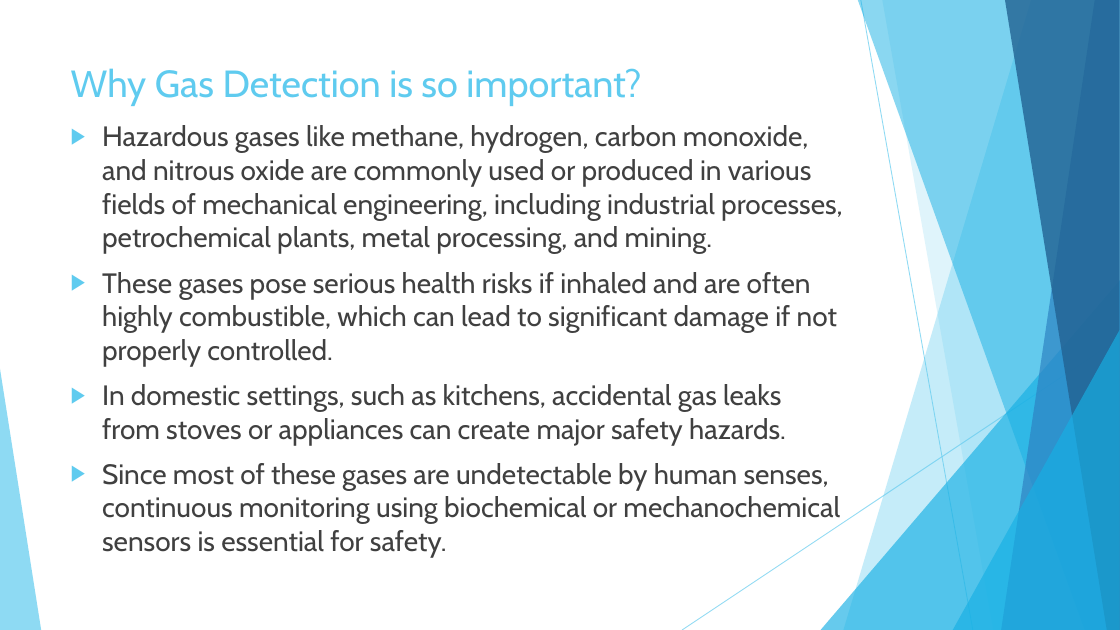
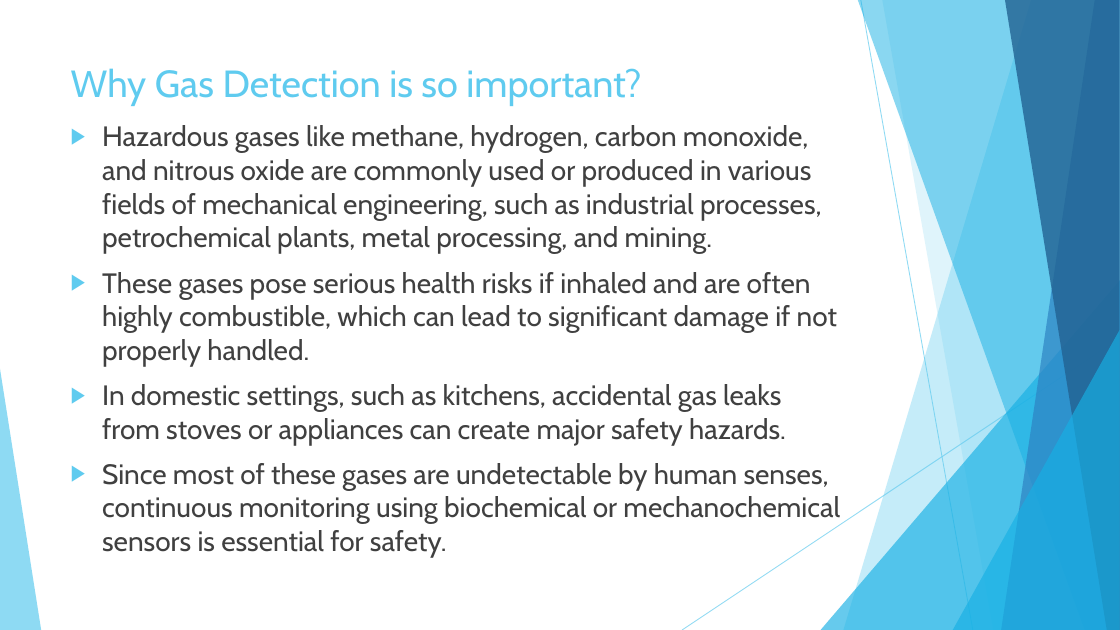
Before and after one commit to neeraj-r-rugi/Gas-Detector-using-MQ-2, a slide deck: slide 2 of Hazardous Gas Detection and Alarm System (GDAS).pptx. Drawn at 1120x630 pixels with LibreOffice and Linux fonts; fonts in the diff are those of the drawing. Boxes give left, top, right and bottom in pixels: in the first picture for what was removed or moved away, otherwise in the second. Text is boxed around its words. In the diff, an @@ line names an element or a change of style, - is before the commit and + after.

```diff
--- a/Hazardous Gas Detection and Alarm System (GDAS).pptx
+++ b/Hazardous Gas Detection and Alarm System (GDAS).pptx
@@ text at box(102, 125, 837, 366): text changed @@
-▶ Hazardous gases like methane, hydrogen, carbon monoxide, and nitrous oxide are commonly used or produced in various fields of mechanical engineering, including industrial processes, petrochemical plants, metal processing, and mining.
-▶ These gases pose serious health risks if inhaled and are often highly combustible, which can lead to significant damage if not properly controlled.
+▶ Hazardous gases like methane, hydrogen, carbon monoxide, and nitrous oxide are commonly used or produced in various fields of mechanical engineering, such as industrial processes, petrochemical plants, metal processing, and mining.
+▶ These gases pose serious health risks if inhaled and are often highly combustible, which can lead to significant damage if not properly handled.
```
Also in this commit, not shown: 3 other slides changed, 3 other files.
